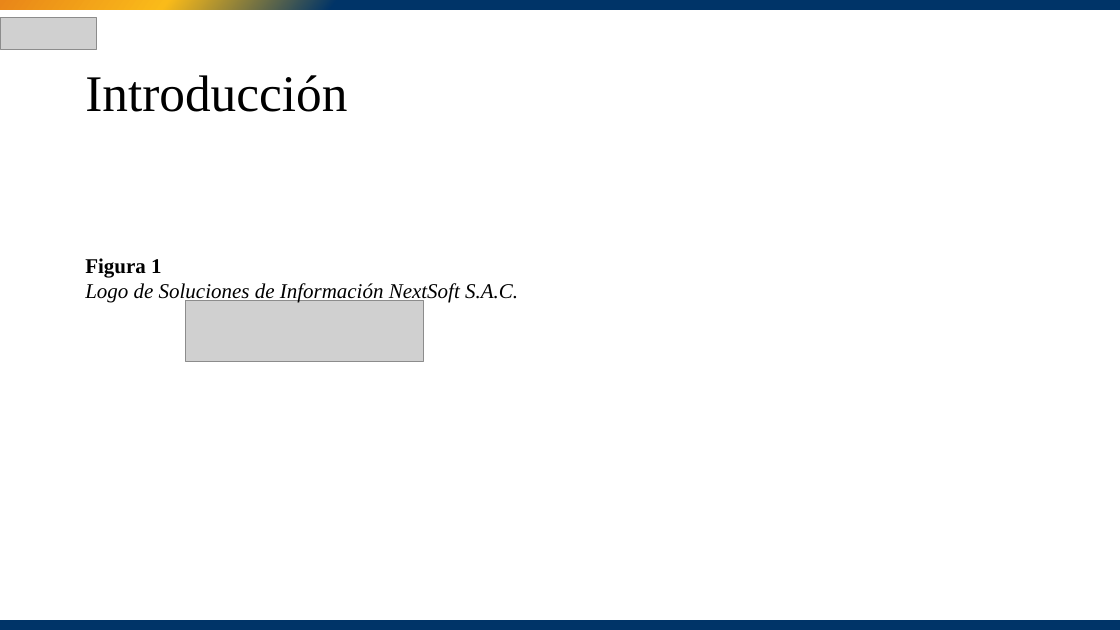
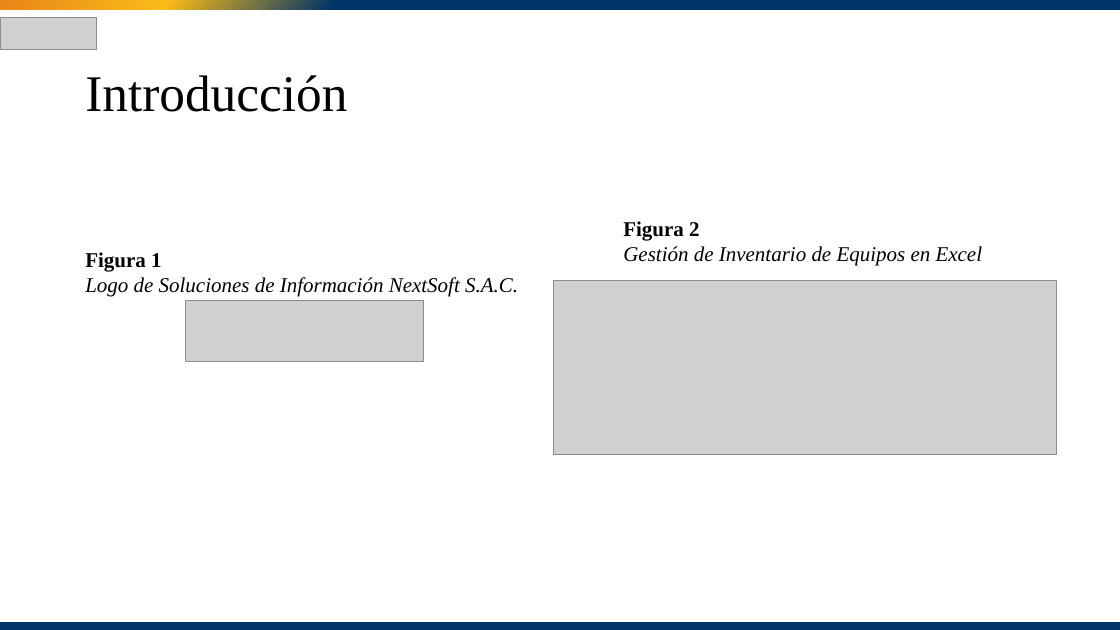
Before and after one commit to JordanNoah7/Conquistadores, a slide deck: slide 2 of Presentación.pptx. Drawn at 1120x630 pixels with LibreOffice and Linux fonts; fonts in the diff are those of the drawing; grey boxes stand for pictures. Boxes give left, top, right and bottom in pixels: in the first picture for what was removed or moved away, otherwise in the second. Text is boxed around its words. In the diff, an @@ line names an element or a change of style, - is before the commit and + after.

```diff
--- a/Presentación.pptx
+++ b/Presentación.pptx
@@ text added at (x1=623, y1=221, x2=983, y2=266), 18 pt, text #000000, italic @@
+Figura 2
+Gestión de Inventario de Equipos en Excel
@@ text "Figura 1" moved from (x1=85, y1=258, x2=518, y2=303) to (x1=85, y1=252, x2=518, y2=297) @@
@@ picture added at (x1=554, y1=281, x2=1057, y2=455) @@
```
Also in this commit, not shown: 1 other slide changed.
